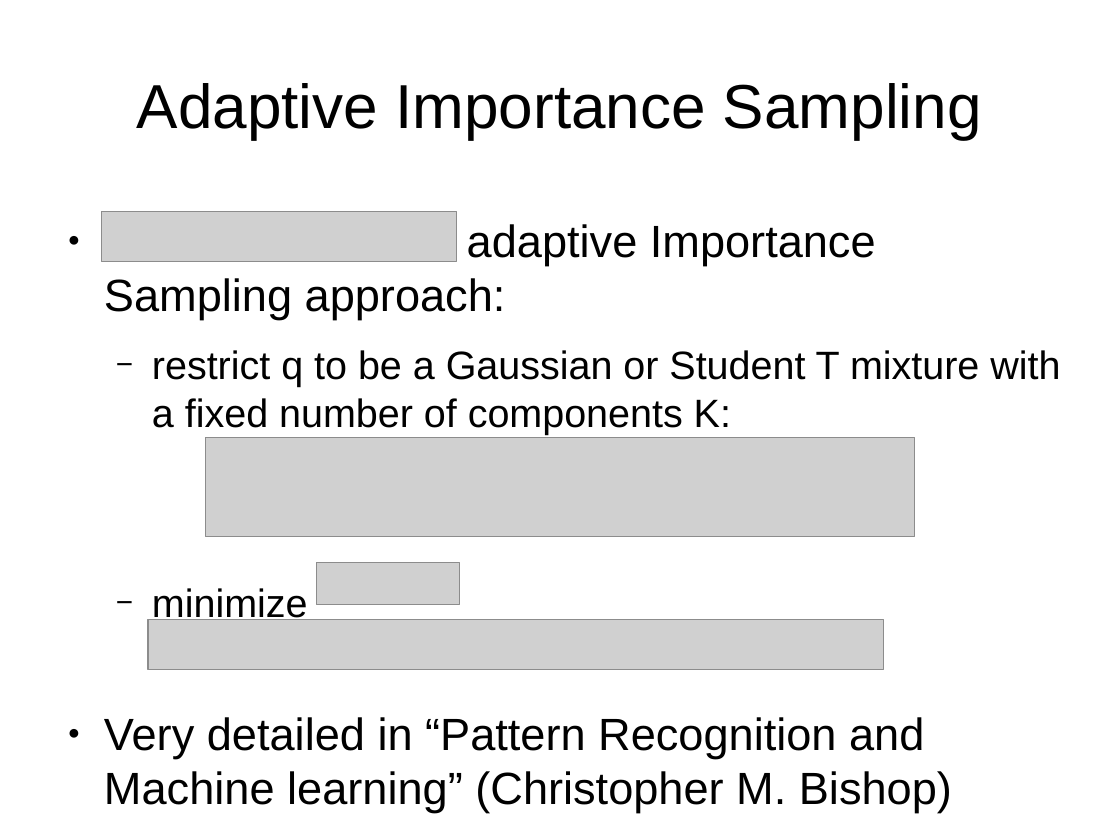
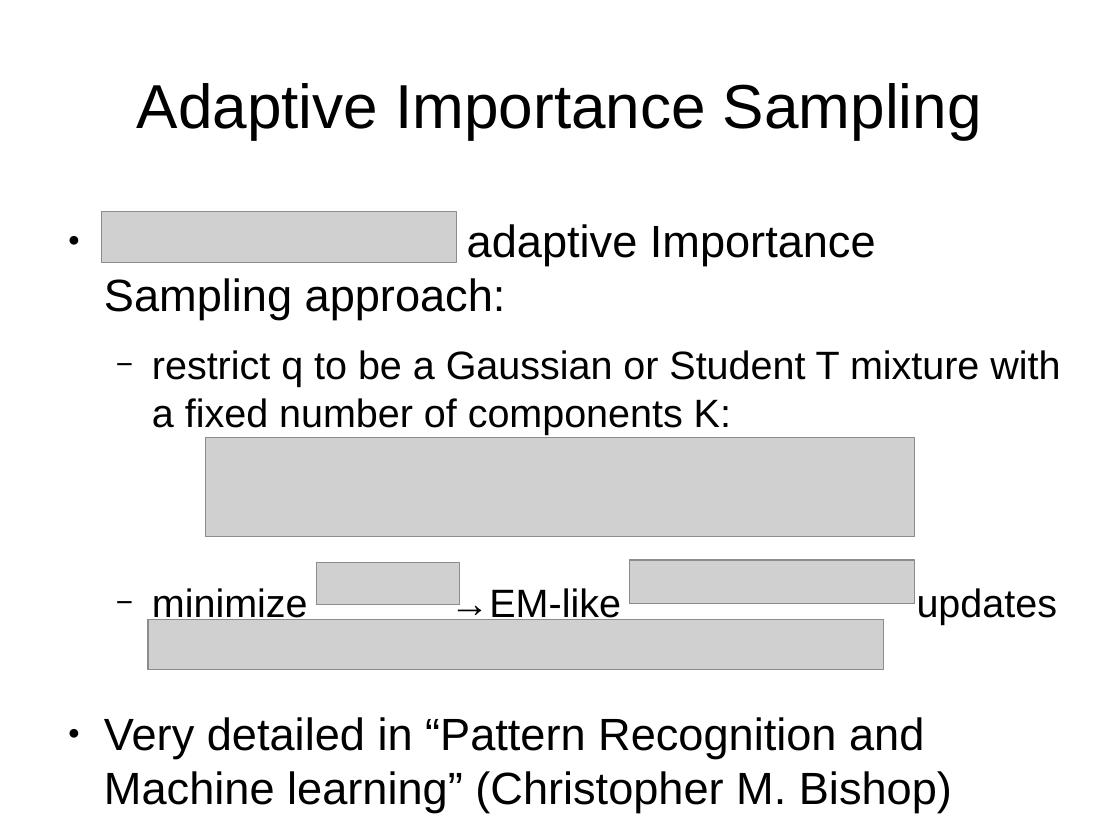
Before and after one commit to jPhy/master_thesis, a slide deck: slide 4 of presentation_25_July_BAT_day/presentation.odp. Drawn at 1120x840 pixels with LibreOffice and Linux fonts; fonts in the diff are those of the drawing; grey boxes stand for pictures. Boxes give left, top, right and bottom in pixels: in the first picture for what was removed or moved away, otherwise in the second. Text is boxed around its words. In the diff, an @@ line names an element or a change of style, - is before the commit and + after.

```diff
--- a/presentation_25_July_BAT_day/presentation.odp
+++ b/presentation_25_July_BAT_day/presentation.odp
@@ picture added at bbox=[630, 560, 915, 604] @@
@@ text at bbox=[152, 586, 1057, 625]: text changed @@
-  − minimize
+  − minimize →EM-like updates
```
Also in this commit, not shown: 6 other slides changed, 1 slide added, 1 slide removed, 2 other files.
